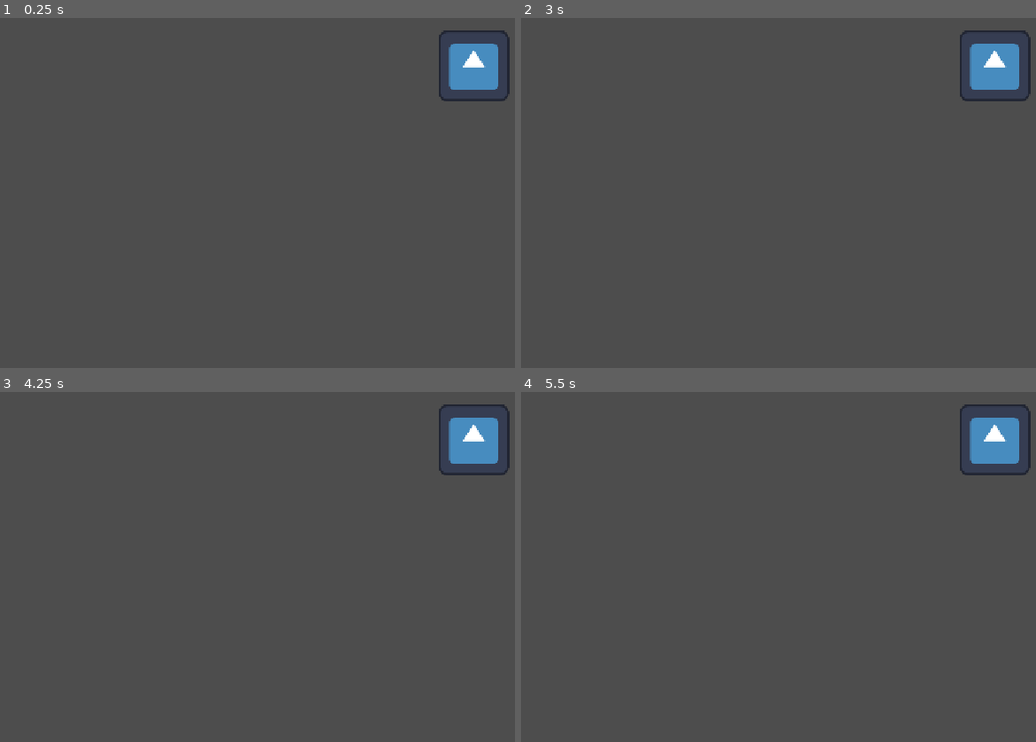
Above: before the commit, frames 1-4 (two rows, left to right).
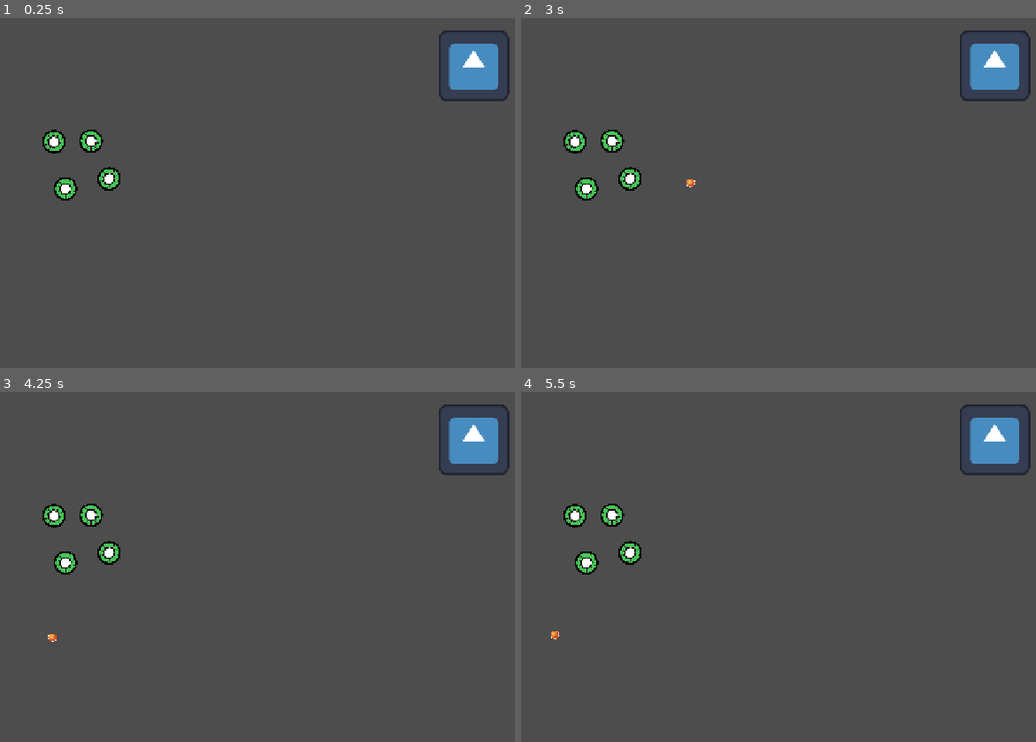
Above: after the commit, the same moments.

Repository: panorb/ludum-dare-60
Game: Godot game, scene res://world.tscn
Two runs of this game, one before a commit and one after it. Both use one fixed random seed, a clock stepped at 60 frames per second and the inputs below. The engine's default icon, where the game draws it, is replaced by a stand-in: a white triangle on a blue panel in a dark square.
Inputs:
- Up to frame 1 (0.25 s): no input
- Up to frame 2 (3 s): tap Enter at 0.5, 2 s; hold Right (ui_right) 0.53-1.28 s; tap Space at 1.25, 2.75 s; hold Left (ui_left) 1.28-2.03 s; hold Right (ui_right) 2.03-2.78 s; hold Up (ui_up) from 2.78 s (still down)
- Up to frame 3 (4.25 s): release Up (ui_up) at 3.53 s; hold Left (ui_left) from 3.53 s (still down)
- Up to frame 4 (5.5 s): keep holding Left (ui_left)

The runs differ from the first frame. In frame 1, 1.0% of the frame differs, in the area x 8-24%, y 31-53%; in frame 2, 1.0%, in the area x 8-34%, y 31-53%; in frame 3, 1.0%; in frame 4, 1.0%.

Commit message:
added bumbers

Diff:
--- /dev/null
+++ b/godot/playingfield/ball.gd
@@ -0,0 +1,15 @@
+extends RigidBody2D
+
+func _ready() -> void:
+	contact_monitor = true
+	max_contacts_reported = 1
+	body_entered.connect(_on_body_entered)
+
+func _on_body_entered(body: Node) -> void:
+	if body is StaticBody2D:
+		print("bump1!")
+		if body.has_method("on_bump"):
+			body.on_bump(self)
+
+func _process(_delta: float) -> void:
+	$Sprite2D.global_rotation = 0.0
--- a/godot/playingfield/ball.tscn
+++ b/godot/playingfield/ball.tscn
@@ -1,6 +1,7 @@
 [gd_scene format=3 uid="uid://cvxwk8nmkb0rn"]
 
-[ext_resource type="Texture2D" uid="uid://biyu0bcpw1ns4" path="res://icon.svg" id="1_utqia"]
+[ext_resource type="Script" uid="uid://8kcsknm5nlyp" path="res://playingfield/ball.gd" id="1_ipx12"]
+[ext_resource type="Texture2D" uid="uid://xfeytqsog0kt" path="res://playingfield/ball.png" id="2_ipx12"]
 
 [sub_resource type="PhysicsMaterial" id="PhysicsMaterial_sj7qs"]
 rough = true
@@ -13,12 +14,12 @@
 collision_layer = 512
 collision_mask = 1536
 physics_material_override = SubResource("PhysicsMaterial_sj7qs")
+script = ExtResource("1_ipx12")
 
 [node name="CollisionShape2D" type="CollisionShape2D" parent="." unique_id=1381241290]
 rotation = 3.1415927
 shape = SubResource("CircleShape2D_eckxu")
 
 [node name="Sprite2D" type="Sprite2D" parent="." unique_id=1477525361]
-visible = false
 scale = Vector2(0.1796875, 0.1796875)
-texture = ExtResource("1_utqia")
+texture = ExtResource("2_ipx12")
--- /dev/null
+++ b/godot/playingfield/elements/bumper/bumper.gd
@@ -0,0 +1,9 @@
+extends Node2D
+
+@onready var bump_shape = $StaticBody2D
+
+func on_bump(body: Node2D) -> void:
+	#body.velocity = body.velocity * 5.0
+	print("bump!")
+	var direction := (body.global_position - global_position).normalized()
+	body.apply_central_impulse(direction * body.mass * 500.0)
--- /dev/null
+++ b/godot/playingfield/elements/bumper/bumper.tscn
@@ -0,0 +1,20 @@
+[gd_scene format=3 uid="uid://btkofrqrrj4wb"]
+
+[ext_resource type="Script" uid="uid://csobngfrgr368" path="res://playingfield/elements/bumper/bumper.gd" id="1_csbte"]
+[ext_resource type="Texture2D" uid="uid://gf65uuf4b61g" path="res://playingfield/elements/bumper/bumper1.png" id="1_mx6od"]
+
+[sub_resource type="CircleShape2D" id="CircleShape2D_eckxu"]
+radius = 19.104973
+
+[node name="Bumper" type="StaticBody2D" unique_id=58277578]
+collision_layer = 1024
+collision_mask = 0
+script = ExtResource("1_csbte")
+
+[node name="CollisionShape2D" type="CollisionShape2D" parent="." unique_id=1284131192]
+shape = SubResource("CircleShape2D_eckxu")
+
+[node name="Sprite2D" type="Sprite2D" parent="." unique_id=500048759]
+position = Vector2(-4.7683716e-07, -4.7683716e-07)
+scale = Vector2(0.19438072, 0.19438072)
+texture = ExtResource("1_mx6od")
--- a/godot/playingfield/pinball_playfield.tscn
+++ b/godot/playingfield/pinball_playfield.tscn
@@ -2,6 +2,7 @@
 
 [ext_resource type="Script" uid="uid://bmixhhgd11c4j" path="res://playingfield/pinball_playfield.gd" id="1_4760t"]
 [ext_resource type="PackedScene" uid="uid://mcnthxnjw2ba" path="res://playingfield/flipper/flipper.tscn" id="2_w774u"]
+[ext_resource type="PackedScene" uid="uid://btkofrqrrj4wb" path="res://playingfield/elements/bumper/bumper.tscn" id="3_w774u"]
 
 [sub_resource type="RectangleShape2D" id="RectangleShape2D_eckxu"]
 size = Vector2(177, 12)
@@ -52,3 +53,15 @@
 [node name="CollisionShape2D" type="CollisionShape2D" parent="DropOut" unique_id=1577510140]
 position = Vector2(189, 657)
 shape = SubResource("RectangleShape2D_eckxu")
+
+[node name="Bumper" parent="." unique_id=615657735 instance=ExtResource("3_w774u")]
+position = Vector2(136, 249)
+
+[node name="Bumper2" parent="." unique_id=1490087611 instance=ExtResource("3_w774u")]
+position = Vector2(203, 248)
+
+[node name="Bumper3" parent="." unique_id=58277578 instance=ExtResource("3_w774u")]
+position = Vector2(236, 316)
+
+[node name="Bumper4" parent="." unique_id=28127012 instance=ExtResource("3_w774u")]
+position = Vector2(157, 334)
--- a/godot/project.godot
+++ b/godot/project.godot
@@ -30,7 +30,7 @@
 [physics]
 
 3d/physics_engine="Jolt Physics"
-2d/default_gravity_vector=Vector2(0, 0.5)
+2d/default_gravity_vector=Vector2(0, 0.3)
 
 [rendering]
 
Not shown, added: godot/playingfield/ball.gd.uid
Binary file added: godot/playingfield/ball.png
Not shown, added: godot/playingfield/ball.png.import
Not shown, added: godot/playingfield/elements/bumper/bumper.gd.uid
Binary file added: godot/playingfield/elements/bumper/bumper1.png
Not shown, added: godot/playingfield/elements/bumper/bumper1.png.import
Binary file added: godot/playingfield/elements/bumper/bumper2.png
Not shown, added: godot/playingfield/elements/bumper/bumper2.png.import
Binary file added: godot/playingfield/elements/bumper/bumper3.png
Not shown, added: godot/playingfield/elements/bumper/bumper3.png.import
